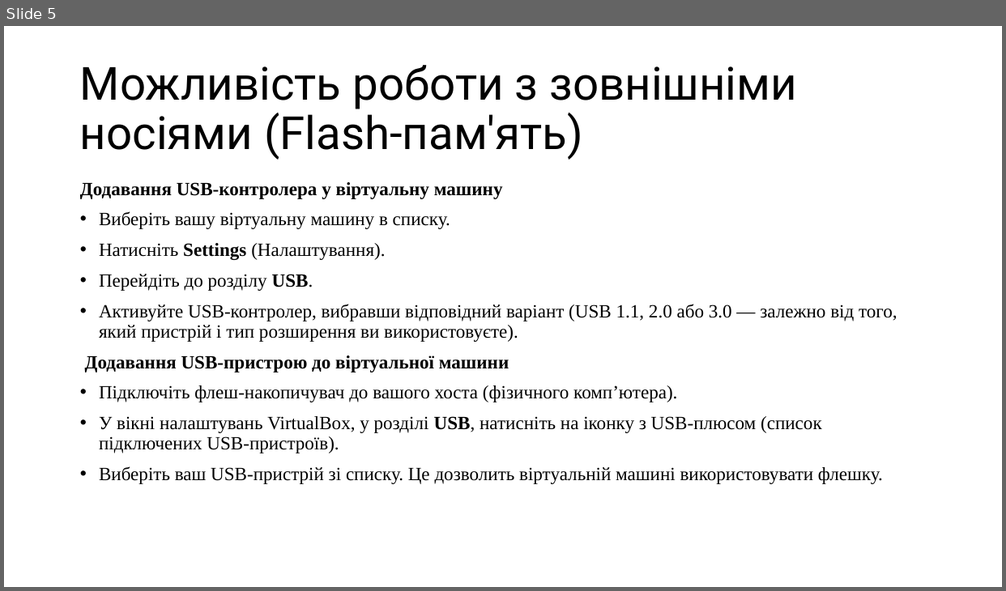
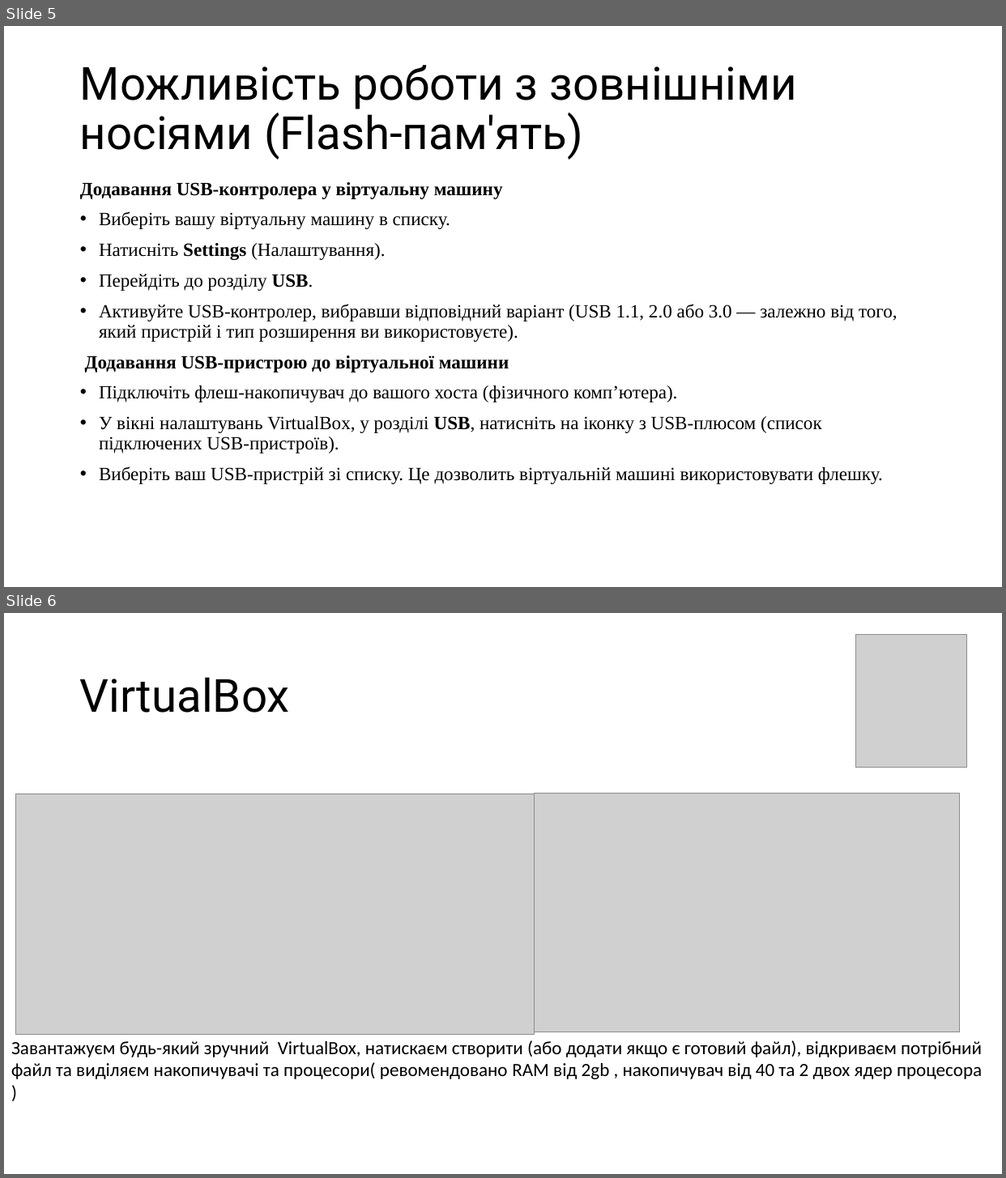
Before and after one commit to Teramar1/VelikieBomji, a slide deck: WorkCase2.pptx. Shown one above the other, each under a label of ours: slide 5 before the commit, slides 5 and 6 after it. The pictures are 1006x591 and 1006x1178 pixels, drawn with LibreOffice and Linux fonts; fonts in the diff are those of the drawing; grey boxes stand for pictures. Boxes give left, top, right and bottom in pixels: in the first picture for what was removed or moved away, otherwise in the second. Text is boxed around its words. In the diff, an @@ line names an element or a change of style, - is before the commit and + after.

```diff
--- a/WorkCase2.pptx
+++ b/WorkCase2.pptx
@@ slide 6 added at box(4, 613, 1002, 1174), background #FFFFFF @@
@@ picture added at box(856, 634, 967, 766) @@
@@ title added at box(80, 677, 290, 713), 44 pt, text #000000 @@
+VirtualBox
@@ picture added at box(16, 794, 535, 1034) @@
@@ picture added at box(535, 794, 960, 1033) @@
@@ text added at box(11, 1041, 982, 1080), 18 pt, text #000000 @@
+Завантажуєм будь-який зручний VirtualBox, натискаєм створити (або додати якщо є готовий файл), відкриваєм потрібний файл та виділяєм накопичувачі та процесори( ревомендовано RAM від 2gb , накопичувач від 40 та 2 двох ядер процесора )
```
Also in this commit, not shown: 2 other slides added.
